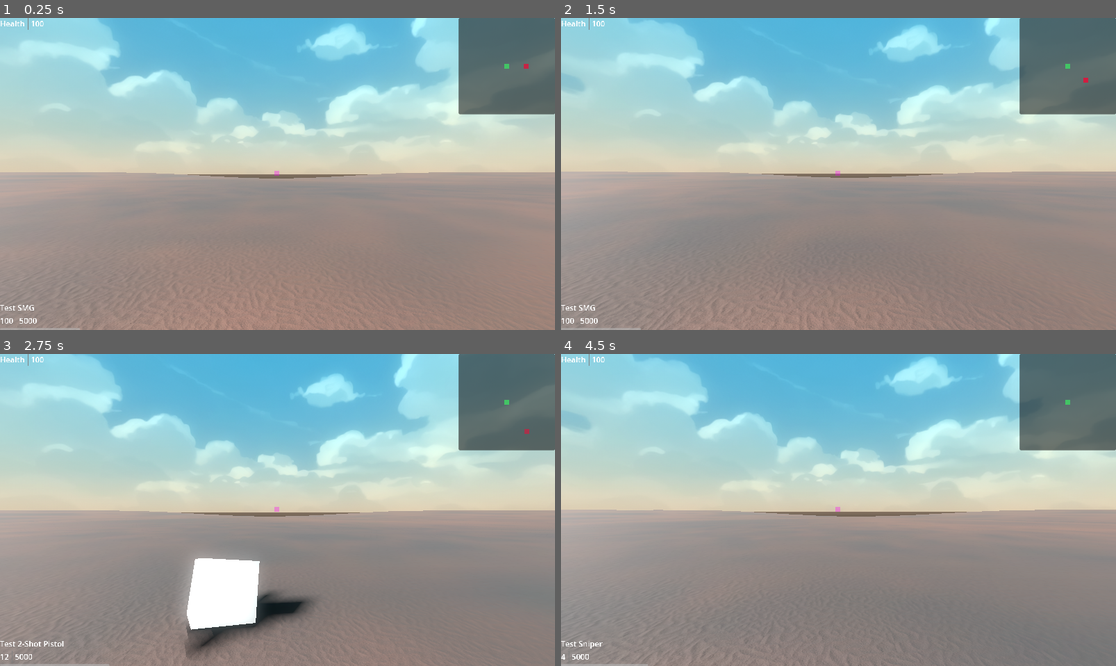
Above: before the commit, frames 1-4 (two rows, left to right).
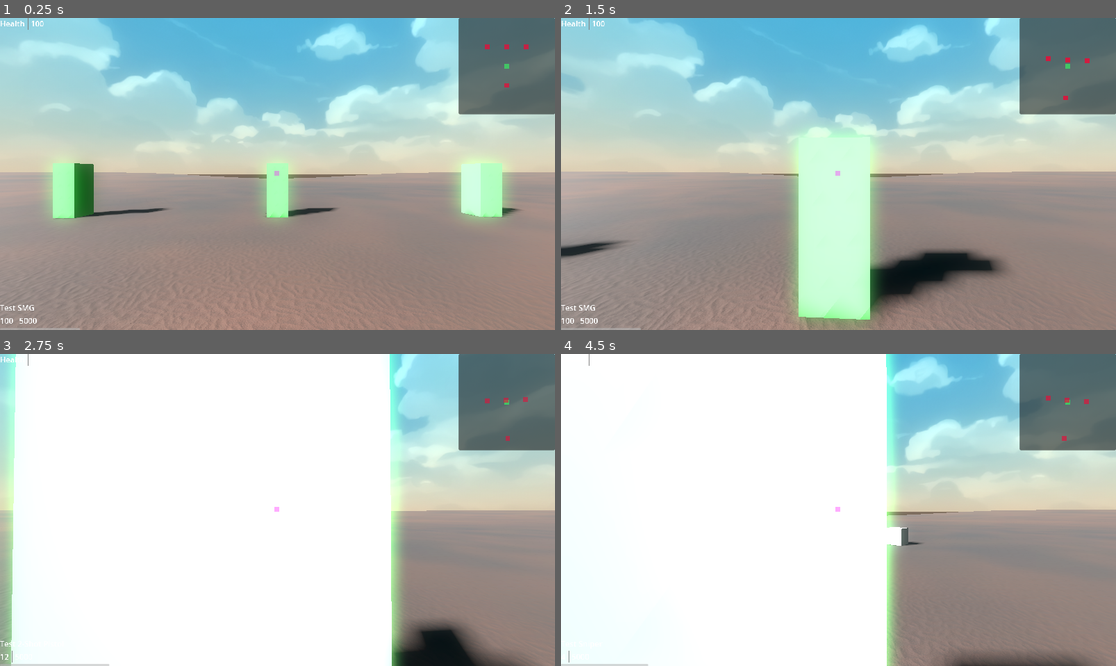
Above: after the commit, the same moments.

Repository: mabanana/FPS-Project-A
Game: Godot game, scene res://test_scene.tscn
Two runs of this game, one before a commit and one after it. Both use one fixed random seed, a clock stepped at 60 frames per second and the inputs below.
Inputs (mouse positions are in pixels of both pictures, inside the frame that each line leads up to):
- Up to frame 1 (0.25 s): no input
- Up to frame 2 (1.5 s): tap Enter (ui_accept) at 0.5, 0.77 s; move the mouse to (866, 174) at 0.52 s; hold E (interact) 0.53-1.28 s; hold Up (ui_up) from 0.53 s (still down); tap Shift (sprint) at 0.8, 1.35 s; move the mouse to (810, 174) at 1.27 s
- Up to frame 3 (2.75 s): keep holding Up (ui_up); tap Enter (ui_accept) at 1.52 s; tap E (interact) at 1.55 s; move the mouse to (288, 503) at 2.02 s; hold Q (drop_equip) from 2.03 s (still down); tap Shift (sprint) at 2.3 s
- Up to frame 4 (4.5 s): keep holding Up (ui_up); move the mouse to (832, 516) at 2.77 s; release Q (drop_equip) at 2.78 s; tap 1 (hotkey_1) at 2.85 s; tap Enter (ui_accept) at 3.02, 3.77 s; tap E (interact) at 3.05 s; move the mouse to (877, 513) at 3.52 s; hold 2 (hotkey_2) 3.53-4.28 s; tap Shift (sprint) at 3.8 s; tap R (reload) at 4.15 s; move the mouse to (794, 506) at 4.27 s; tap 3 (hotkey_3) at 4.35 s

The runs differ from the first frame. In frame 1, 4.6% of the frame differs, in the area x 8-96%, y 8-66%; in frame 2, 12%; in frame 3, 71%, in the area x 0-100%, y 0-100%; in frame 4, 62%.

Commit message:
Update entity spawning

Diff:
--- a/Interactable.gd
+++ b/Interactable.gd
@@ -2,7 +2,7 @@
 class_name InteractableEntity
 
 var gun_model: GunModel
-var id: int
+var rid: int
 
 func on_interact():
 	return gun_model
--- a/enemy_entity.gd
+++ b/enemy_entity.gd
@@ -3,7 +3,7 @@
 
 @onready var damage_number: PackedScene = preload("res://damage_number.tscn")
 const POSITION_FORESHORTEN = 1
-var id: int
+var rid: int
 
 # TODO: add children to untracked entities
 func take_damage(damage_floor, damage_ceiling, dealer, damage_position):
--- a/entity_spawner.gd
+++ b/entity_spawner.gd
@@ -11,13 +11,17 @@
 
 enum SpawnContext {
 	gun_dropped,
-	bullet_hole_added
+	bullet_hole_added,
+	enemy_spawned,
 }
 
 func _init(scene):
 	self.scene = scene
 	node_scenes = {1001: preload("res://gun_on_floor.tscn"),
-	5001: preload("res://bullet_hole.tscn")}
+	5001: preload("res://bullet_hole.tscn"),
+	2001: preload("res://player.tscn"),
+	3001: preload("res://target_dummy.tscn"),
+	}
 
 func bind(core, core_changed):
 	self.core = core
@@ -31,9 +35,11 @@
 	if context == contexts.gun_dropped:
 		_spawn_node(_get_entity_scene(payload["entity_model"]), scene, SpawnContext.gun_dropped, payload)
 	elif context == contexts.gun_picked_up:
-		_remove_node(scene.entity_hash[payload["id"]])
+		_remove_node(scene.entity_hash[payload["rid"]])
 	elif context == contexts.bullet_hole_added:
 		_spawn_node(_get_entity_scene(payload["entity_model"]), scene, SpawnContext.bullet_hole_added, payload, false)
+	elif context == contexts.enemy_spawned:
+		_spawn_node(_get_entity_scene(payload["entity_model"]), scene, SpawnContext.enemy_spawned, payload)
 
 func _spawn_node(node_scene, target_scene, spawn_context, payload, tracked = true):
 	var new_node: Node3D
@@ -43,21 +49,24 @@
 		new_node.linear_velocity = payload["linear_velocity"]
 		new_node.angular_velocity = payload["angular_velocity"]
 		new_node.gun_model = payload["gun_model"]
-		new_node.id = payload["id"]
+		new_node.rid = payload["rid"]
 	elif spawn_context == SpawnContext.bullet_hole_added:
 		new_node.position = payload["position"]
+	elif spawn_context == SpawnContext.enemy_spawned:
+		new_node.position = payload["position"]
+		new_node.rid = payload["rid"]
 
 	scene.add_child(new_node)
 
 	if tracked:
-		scene.entity_hash[payload["id"]] = new_node
+		scene.entity_hash[payload["rid"]] = new_node
 	else:
-		core.map.entities.erase(payload["id"])
+		core.map.entities.erase(payload["rid"])
 	core_changed.emit(contexts.none, null)
 
 # TODO: improve behavior for despawning node from scene
 func _remove_node(node):
-	scene.entity_hash.erase(node.id)
+	scene.entity_hash.erase(node.rid)
 	node.queue_free()
 
 func _get_entity_scene(entity: EntityModel):
--- a/gun_slot.gd
+++ b/gun_slot.gd
@@ -172,18 +172,18 @@
 
 func _drop_gun_on_map(active_gun: GunModel, throw_vector) -> void:
 	var payload = {
-		"id" : core.services.generate_id(),
+		"rid" : core.services.generate_rid(),
 		"position" : character.position + throw_vector,
 		"gun_model" : active_gun,
 		"linear_velocity" : throw_vector * THROW_FORCE / active_gun.metadata.mass,
 		"angular_velocity" : throw_vector.cross(Vector3.UP) * THROW_FORCE / active_gun.metadata.mass,
 		"entity_model" : EntityModel.new_entity(EntityMetadataModel.EntityType.GUN_ON_FLOOR)
 	}
-	core.map.entities[payload["id"]] = payload["entity_model"]
+	core.map.entities[payload["rid"]] = payload["entity_model"]
 	core_changed.emit(contexts.gun_dropped, payload)
 
 func _pickup_gun_from_map(gun_id: int) -> void:
-	core_changed.emit(contexts.gun_picked_up, {"id": gun_id})
+	core_changed.emit(contexts.gun_picked_up, {"rid": gun_id})
 
 func _update_mag(mag_curr: int) -> void:
 	core.inventory.active_gun.mag_curr = mag_curr
@@ -197,11 +197,11 @@
 
 func _add_bullet_hole(node_position: Vector3):
 	var payload = {
-		"id" : core.services.generate_id(),
+		"rid" : core.services.generate_rid(),
 		"entity_model" : EntityModel.new_entity(EntityMetadataModel.EntityType.BULLET_HOLE),
 		"position" : node_position
 	}
-	core.map.entities[payload["id"]] = payload["entity_model"]
+	core.map.entities[payload["rid"]] = payload["entity_model"]
 	core_changed.emit(contexts.bullet_hole_added, payload)
 
 func _finish_cd():
--- a/minimap.gd
+++ b/minimap.gd
@@ -35,10 +35,10 @@
 
 # TODO: also render map navmesh underneath and clip contents
 func _update(positions):
+	for child in $Panel.get_children():
+		if child != %ColorRect:
+			child.queue_free()
 	for pos in positions:
-		for child in $Panel.get_children():
-			if child != %ColorRect:
-				child.queue_free()
 		var pos_2d = Vector2(pos.x, pos.z)
 		if pos_2d.length() < detect_dist / 2:
 			var new_map_dot = map_dot.instantiate()
--- a/models/gun.gd
+++ b/models/gun.gd
@@ -1,16 +1,16 @@
 class_name GunModel
 
-var id: int
+var rid: int
 var type: GunMetadataModel.GunType
 var mag_curr: int
 
-func _init(id: int, type: GunMetadataModel.GunType, mag_curr: int) -> void:
-	self.id = id
+func _init(rid: int, type: GunMetadataModel.GunType, mag_curr: int) -> void:
+	self.rid = rid
 	self.type = type
 	self.mag_curr = mag_curr
 
-static func new_with_full_ammo(id: int, type: GunMetadataModel.GunType) -> GunModel:
-	return GunModel.new(id, type, GunMetadataModel.gun_metadata_map[type].mag_size)
+static func new_with_full_ammo(rid: int, type: GunMetadataModel.GunType) -> GunModel:
+	return GunModel.new(rid, type, GunMetadataModel.gun_metadata_map[type].mag_size)
 
 var metadata: GunMetadataModel:
 	get:
--- a/models/map.gd
+++ b/models/map.gd
@@ -4,4 +4,4 @@
 
 func _init() -> void:
 	entities = {}
-	# { id : EntityModel }
+	# { rid : EntityModel }
--- a/models/services.gd
+++ b/models/services.gd
@@ -10,14 +10,15 @@
 	gun_shot,
 	bullet_hole_added,
 	map_updated,
-	reload_started
+	reload_started,
+	enemy_spawned,
 }
 
 func _init() -> void:
 	# Starts ID generator
 	id_counter = 1
 
-func generate_id() -> int:
+func generate_rid() -> int:
 	var new_id = id_counter
 	id_counter += 1
 	return new_id
--- a/player.gd
+++ b/player.gd
@@ -16,7 +16,7 @@
 const JUMP_BUFFER = 20
 const SPRINT_FOV_CD = 100
 const DEFAULT_CAMERA_ZOOM = 75
-var id: int
+var rid: int
 var object_in_view
 var hp : int = 100
 var input_dir
@@ -72,7 +72,7 @@
 		gun_slot.drop_gun()
 	elif event.is_action_pressed("interact"):
 		if object_in_view.has_method("on_interact"):
-			gun_slot.pickup_gun(object_in_view.on_interact(), object_in_view.id)
+			gun_slot.pickup_gun(object_in_view.on_interact(), object_in_view.rid)
 		else:
 			print("Nothing to interact with...")
 	elif event.is_action_pressed("cycle_inventory"):
--- /dev/null
+++ b/player.tscn
@@ -0,0 +1,73 @@
+[gd_scene load_steps=8 format=3 uid="uid://ceu5ajrnb7o3k"]
+
+[ext_resource type="Script" path="res://player.gd" id="1_uj47b"]
+[ext_resource type="Script" path="res://gun_slot.gd" id="2_mm0q3"]
+
+[sub_resource type="BoxShape3D" id="BoxShape3D_roha1"]
+
+[sub_resource type="BoxMesh" id="BoxMesh_d7rov"]
+
+[sub_resource type="Animation" id="Animation_dxecw"]
+length = 0.001
+tracks/0/type = "value"
+tracks/0/imported = false
+tracks/0/enabled = true
+tracks/0/path = NodePath("%Camera3D:fov")
+tracks/0/interp = 1
+tracks/0/loop_wrap = true
+tracks/0/keys = {
+"times": PackedFloat32Array(0),
+"transitions": PackedFloat32Array(1),
+"update": 0,
+"values": [75.0]
+}
+
+[sub_resource type="Animation" id="Animation_bts6k"]
+resource_name = "sprint_fov"
+tracks/0/type = "value"
+tracks/0/imported = false
+tracks/0/enabled = true
+tracks/0/path = NodePath("%Camera3D:fov")
+tracks/0/interp = 1
+tracks/0/loop_wrap = true
+tracks/0/keys = {
+"times": PackedFloat32Array(0, 0.2, 1),
+"transitions": PackedFloat32Array(1, 1, 1),
+"update": 0,
+"values": [75.0, 80.0, 75.0]
+}
+
+[sub_resource type="AnimationLibrary" id="AnimationLibrary_80y3y"]
+_data = {
+"RESET": SubResource("Animation_dxecw"),
+"sprint_fov": SubResource("Animation_bts6k")
+}
+
+[node name="Player" type="CharacterBody3D"]
+transform = Transform3D(1, 0, 0, 0, 1, 0, 0, 0, 1, 0, 1, 0)
+script = ExtResource("1_uj47b")
+
+[node name="Camera3D" type="Camera3D" parent="."]
+unique_name_in_owner = true
+transform = Transform3D(1, 0, 0, 0, 1, 0, 0, 0, 1, 0, 1, 0)
+
+[node name="CollisionShape3D" type="CollisionShape3D" parent="."]
+transform = Transform3D(1, 0, 0, 0, 1, 0, 0, 0, 1, 0, -0.5, 0)
+shape = SubResource("BoxShape3D_roha1")
+
+[node name="MeshInstance3D" type="MeshInstance3D" parent="CollisionShape3D"]
+cast_shadow = 3
+mesh = SubResource("BoxMesh_d7rov")
+
+[node name="GunSlot" type="Node3D" parent="."]
+unique_name_in_owner = true
+script = ExtResource("2_mm0q3")
+
+[node name="OmniLight3D" type="OmniLight3D" parent="."]
+transform = Transform3D(1, 0, 0, 0, 1, 0, 0, 0, 1, 0, 1, 0)
+
+[node name="AnimationPlayer" type="AnimationPlayer" parent="."]
+unique_name_in_owner = true
+libraries = {
+"": SubResource("AnimationLibrary_80y3y")
+}
--- /dev/null
+++ b/target_dummy.tscn
@@ -0,0 +1,23 @@
+[gd_scene load_steps=5 format=3 uid="uid://dap7vrft35xwy"]
+
+[ext_resource type="Script" path="res://enemy_entity.gd" id="1_m54oy"]
+
+[sub_resource type="StandardMaterial3D" id="StandardMaterial3D_g2o2r"]
+albedo_color = Color(0.2739, 0.83, 0.292437, 1)
+
+[sub_resource type="BoxMesh" id="BoxMesh_18jpo"]
+material = SubResource("StandardMaterial3D_g2o2r")
+size = Vector3(1, 3, 1)
+
+[sub_resource type="BoxShape3D" id="BoxShape3D_qqwvd"]
+size = Vector3(1, 3, 1)
+
+[node name="Target Dummy" type="CharacterBody3D"]
+transform = Transform3D(1, 0, 0, 0, 1, 0, 0, 0, 1, 10, 1.5, 0)
+script = ExtResource("1_m54oy")
+
+[node name="MeshInstance3D" type="MeshInstance3D" parent="."]
+mesh = SubResource("BoxMesh_18jpo")
+
+[node name="CollisionShape3D" type="CollisionShape3D" parent="."]
+shape = SubResource("BoxShape3D_qqwvd")
--- a/test_scene.gd
+++ b/test_scene.gd
@@ -13,7 +13,7 @@
 
 const UNIT = 100
 
-# Hashmap { id : object_ref }
+# Hashmap { rid : object_ref }
 var entity_hash: Dictionary
 var pos_update_cd: Countdown
 
@@ -35,6 +35,12 @@
 	entity_hash = {}
 	pos_update_cd = Countdown.new(pos_update_interval)
 	initialize_test_scene_map()
+	_add_entity_to_map(EntityMetadataModel.EntityType.TARGET_DUMMY, Vector3(0,1,-10))
+	_add_entity_to_map(EntityMetadataModel.EntityType.TARGET_DUMMY, Vector3(10,1,-10))
+	_add_entity_to_map(EntityMetadataModel.EntityType.TARGET_DUMMY, Vector3(0,1,10))
+	_add_entity_to_map(EntityMetadataModel.EntityType.TARGET_DUMMY, Vector3(-10,1,-10))
+	print(core.map.entities)
+	print(entity_hash)
 	# Emit initial state to all observers
 	core_changed.emit(contexts.none, null)
 
@@ -48,18 +54,18 @@
 	core_changed.emit(contexts.gun_swap_started, {"is_cycle": false, "prev_index" : 0})
 	# Initialize Map Model
 	for child in scene_entities.get_children():
-		child.id = core.services.generate_id()
 		var type: EntityModel.EntityType
 		if child is PlayerEntity:
-			core.map.entities[child.id] = EntityModel.new_entity(EntityMetadataModel.EntityType.PLAYER)
-			core.map.entities[child.id].position = child.position
+			child.rid = core.services.generate_rid()
+			print("player id is " + str(child.rid))
+			core.map.entities[child.rid] = EntityModel.new_entity(EntityMetadataModel.EntityType.PLAYER)
+			core.map.entities[child.rid].position = child.position
+			entity_hash[child.rid] = child
 		elif child is InteractableEntity:
-			core.map.entities[child.id] = EntityModel.new_entity(EntityMetadataModel.EntityType.GUN_ON_FLOOR)
-			core.map.entities[child.id].position = child.position
+			_add_entity_to_map(EntityMetadataModel.EntityType.GUN_ON_FLOOR, child.position)
 		elif child is EnemyEntity:
-			core.map.entities[child.id] = EntityModel.new_entity(EntityMetadataModel.EntityType.TARGET_DUMMY)
-			core.map.entities[child.id].position = child.position
-		entity_hash[child.id] = child
+			_add_entity_to_map(EntityMetadataModel.EntityType.TARGET_DUMMY, child.position)
+
 
 func _process(delta):
 	if pos_update_cd.tick(delta) <= 0:
@@ -89,3 +95,31 @@
 			relative_pos.y *= -1
 			positions.append(relative_pos)
 	core_changed.emit(contexts.map_updated, {"positions" : positions})
+
+func _add_entity_to_map(entity_type: EntityMetadataModel.EntityType, position: Vector3):
+	var rid = core.services.generate_rid()
+	core.map.entities[rid] = EntityModel.new_entity(entity_type)
+	core.map.entities[rid].position = position
+	if entity_type == EntityMetadataModel.EntityType.TARGET_DUMMY:
+		var payload = {
+			"position" : position,
+			"rid" : rid,
+			"entity_model" : core.map.entities[rid],
+		}
+		core_changed.emit(contexts.enemy_spawned, payload)
+	elif entity_type == EntityMetadataModel.EntityType.GUN_ON_FLOOR:
+		var payload = {
+			"position" : position,
+			"rid" : rid,
+			"entity_model" : core.map.entities[rid],
+			"gun_model" : GunModel.new_with_full_ammo(1, GunMetadataModel.GunType.TEST_GUN_D),
+			"linear_velocity" : 0,
+			"angular_velocity" : 0,
+		}
+		core_changed.emit(contexts.gun_dropped, payload)
+	elif entity_type == EntityMetadataModel.EntityType.PLAYER:
+		var payload = {
+			"position" : position,
+			"rid" : rid,
+			"entity_model" : core.map.entities[rid],
+		}
--- a/test_scene.tscn
+++ b/test_scene.tscn
@@ -1,10 +1,8 @@
-[gd_scene load_steps=28 format=3 uid="uid://bgp15f5w735mi"]
+[gd_scene load_steps=18 format=3 uid="uid://bgp15f5w735mi"]
 
 [ext_resource type="Script" path="res://test_scene.gd" id="1_00gik"]
-[ext_resource type="Script" path="res://player.gd" id="1_00xln"]
 [ext_resource type="PackedScene" uid="uid://cix1j6ynfe7pn" path="res://hud.tscn" id="1_j5fux"]
-[ext_resource type="Script" path="res://enemy_entity.gd" id="3_j23id"]
-[ext_resource type="Script" path="res://gun_slot.gd" id="4_m03wx"]
+[ext_resource type="PackedScene" uid="uid://ceu5ajrnb7o3k" path="res://player.tscn" id="4_y3gpp"]
 [ext_resource type="Shader" path="res://test_shader.gdshader" id="7_7oa2x"]
 [ext_resource type="FastNoiseLite" uid="uid://crqtqh0j2cenj" path="res://test_noise.tres" id="8_6ga63"]
 [ext_resource type="Texture2D" uid="uid://bvx06pup72xam" path="res://Stylized Sky Background (2).png" id="8_v1f1u"]
@@ -29,56 +27,6 @@
 glow_bloom = 0.52
 fog_light_color = Color(0.7055, 0.753225, 0.83, 1)
 fog_sky_affect = 0.595
-
-[sub_resource type="BoxShape3D" id="BoxShape3D_roha1"]
-
-[sub_resource type="BoxMesh" id="BoxMesh_d7rov"]
-
-[sub_resource type="Animation" id="Animation_bts6k"]
-resource_name = "sprint_fov"
-tracks/0/type = "value"
-tracks/0/imported = false
-tracks/0/enabled = true
-tracks/0/path = NodePath("%Camera3D:fov")
-tracks/0/interp = 1
-tracks/0/loop_wrap = true
-tracks/0/keys = {
-"times": PackedFloat32Array(0, 0.2, 1),
-"transitions": PackedFloat32Array(1, 1, 1),
-"update": 0,
-"values": [75.0, 80.0, 75.0]
-}
-
-[sub_resource type="Animation" id="Animation_dxecw"]
-length = 0.001
-tracks/0/type = "value"
-tracks/0/imported = false
-tracks/0/enabled = true
-tracks/0/path = NodePath("%Camera3D:fov")
-tracks/0/interp = 1
-tracks/0/loop_wrap = true
-tracks/0/keys = {
-"times": PackedFloat32Array(0),
-"transitions": PackedFloat32Array(1),
-"update": 0,
-"values": [75.0]
-}
-
-[sub_resource type="AnimationLibrary" id="AnimationLibrary_80y3y"]
-_data = {
-"RESET": SubResource("Animation_dxecw"),
-"sprint_fov": SubResource("Animation_bts6k")
-}
-
-[sub_resource type="StandardMaterial3D" id="StandardMaterial3D_g2o2r"]
-albedo_color = Color(0.2739, 0.83, 0.292437, 1)
-
-[sub_resource type="BoxMesh" id="BoxMesh_18jpo"]
-material = SubResource("StandardMaterial3D_g2o2r")
-size = Vector3(1, 3, 1)
-
-[sub_resource type="BoxShape3D" id="BoxShape3D_qqwvd"]
-size = Vector3(1, 3, 1)
 
 [sub_resource type="ConcavePolygonShape3D" id="ConcavePolygonShape3D_pwr4p"]
 data = PackedVector3Array(30, 50, 30, -30, 50, 30, -30, -50, 30, 30, -50, 30, 30, 50, 30, -30, -50, 30, -30, 50, -30, 3 …(392 unchanged characters)…
@@ -138,45 +86,8 @@
 [node name="SceneEntities" type="Node3D" parent="."]
 unique_name_in_owner = true
 
-[node name="Player" type="CharacterBody3D" parent="SceneEntities"]
+[node name="Player" parent="SceneEntities" instance=ExtResource("4_y3gpp")]
 unique_name_in_owner = true
-transform = Transform3D(1, 0, 0, 0, 1, 0, 0, 0, 1, 0, 1, 0)
-script = ExtResource("1_00xln")
-
-[node name="Camera3D" type="Camera3D" parent="SceneEntities/Player"]
-unique_name_in_owner = true
-transform = Transform3D(1, 0, 0, 0, 1, 0, 0, 0, 1, 0, 1, 0)
-
-[node name="CollisionShape3D" type="CollisionShape3D" parent="SceneEntities/Player"]
-transform = Transform3D(1, 0, 0, 0, 1, 0, 0, 0, 1, 0, -0.5, 0)
-shape = SubResource("BoxShape3D_roha1")
-
-[node name="MeshInstance3D" type="MeshInstance3D" parent="SceneEntities/Player/CollisionShape3D"]
-cast_shadow = 3
-mesh = SubResource("BoxMesh_d7rov")
-
-[node name="GunSlot" type="Node3D" parent="SceneEntities/Player"]
-unique_name_in_owner = true
-script = ExtResource("4_m03wx")
-
-[node name="OmniLight3D" type="OmniLight3D" parent="SceneEntities/Player"]
-transform = Transform3D(1, 0, 0, 0, 1, 0, 0, 0, 1, 0, 1, 0)
-
-[node name="AnimationPlayer" type="AnimationPlayer" parent="SceneEntities/Player"]
-unique_name_in_owner = true
-libraries = {
-"": SubResource("AnimationLibrary_80y3y")
-}
-
-[node name="Target Dummy" type="CharacterBody3D" parent="SceneEntities"]
-transform = Transform3D(1, 0, 0, 0, 1, 0, 0, 0, 1, 10, 1.5, 0)
-script = ExtResource("3_j23id")
-
-[node name="MeshInstance3D" type="MeshInstance3D" parent="SceneEntities/Target Dummy"]
-mesh = SubResource("BoxMesh_18jpo")
-
-[node name="CollisionShape3D" type="CollisionShape3D" parent="SceneEntities/Target Dummy"]
-shape = SubResource("BoxShape3D_qqwvd")
 
 [node name="Map" type="Node3D" parent="."]
 transform = Transform3D(1, 0, 0, 0, 1, 0, 0, 0, 1, 0, -3, 0)
